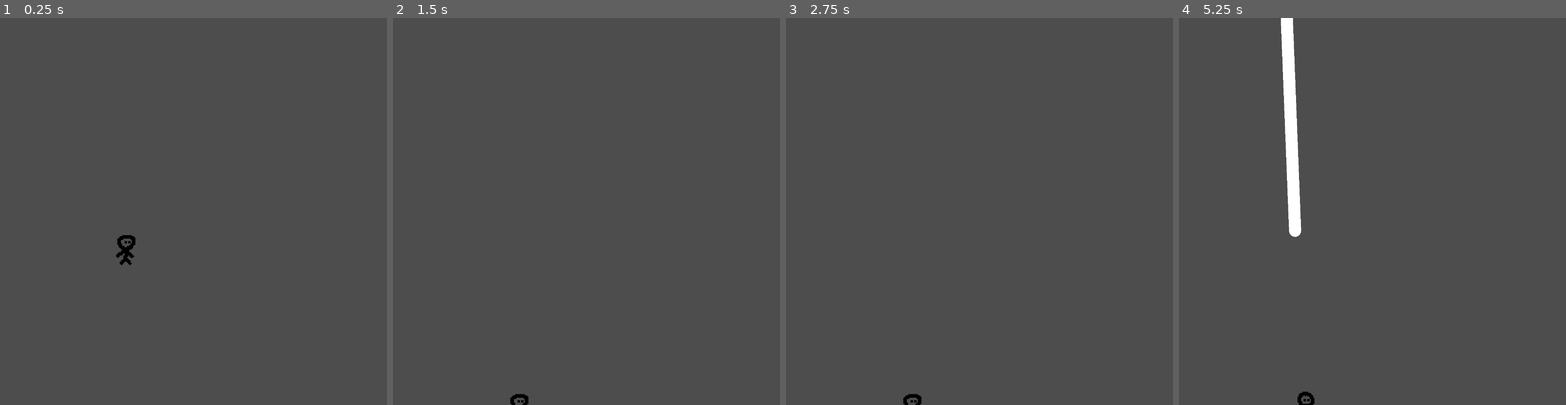
Above: before the commit, frames 1-4 (left to right).
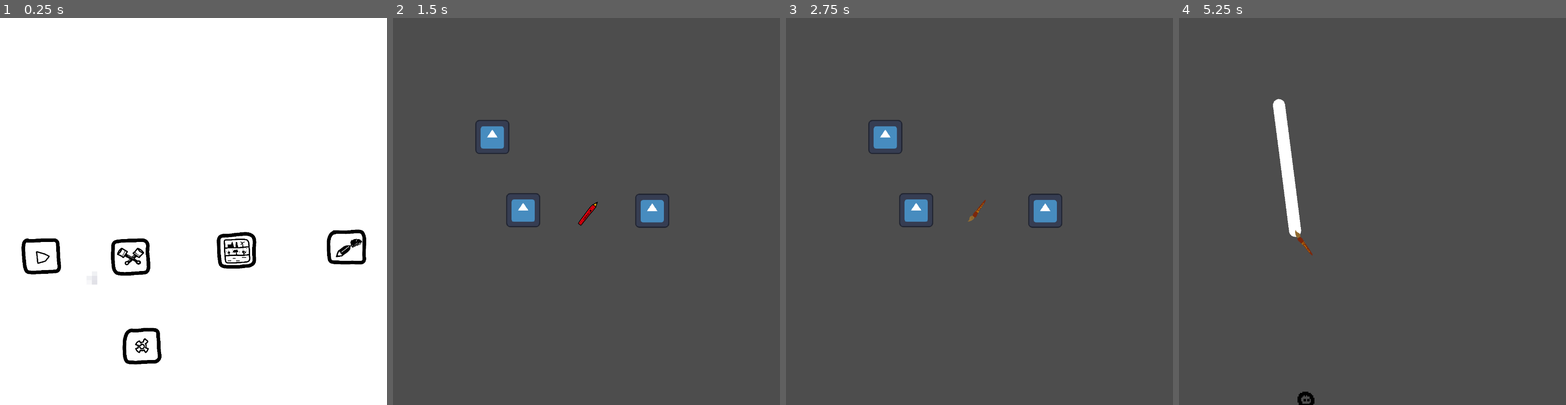
Above: after the commit, the same moments.

Repository: tanmayrajk/kinda-like-linerider-ig
Game: Godot game, scene res://scenes/menu.tscn
Same seed, same stepped clock (60 frames per second), same inputs: the game is played once before the commit and once after it. Before the commit the project starts from res://scenes/main.tscn. The engine's default icon, where the game draws it, is replaced by a stand-in: a white triangle on a blue panel in a dark square.
Inputs (mouse positions are in pixels of both pictures, inside the frame that each line leads up to):
- Up to frame 1 (0.25 s): no input
- Up to frame 2 (1.5 s): click (741, 246) at 0.52 s; click (524, 211) at 1.27 s
- Up to frame 3 (2.75 s): click (1045, 211) at 2.02 s
- Up to frame 4 (5.25 s): click (1279, 137) at 2.77 s; click (1221, 254) at 3.52 s; tap Enter at 4.25 s; move the mouse to (1457, 192) at 4.27 s; hold D (move_right) from 4.28 s (still down); tap Alt at 4.35 s; click (1457, 192) at 4.42 s; tap Space (jump) at 4.52 s; move the mouse to (1295, 230) at 5.02 s; tap Shift at 5.1 s; click (1295, 230) at 5.17 s

The runs differ from the first frame. In frame 1, 100% of the frame differs, in the area x 0-100%, y 0-100%; in frame 2, 1.5%; in frame 3, 1.5%; in frame 4, 1.8%.

Commit message:
uh there's a cursor now

Diff:
--- a/project.godot
+++ b/project.godot
@@ -15,7 +15,7 @@
 [application]
 
 config/name="pass it up"
-run/main_scene="uid://uey54unyj4jv"
+run/main_scene="uid://vi7dl71vomv4"
 config/features=PackedStringArray("4.7", "Forward Plus")
 config/icon="res://icon.svg"
 
--- a/scenes/main.tscn
+++ b/scenes/main.tscn
@@ -1,12 +1,17 @@
 [gd_scene format=3 uid="uid://uey54unyj4jv"]
 
+[ext_resource type="Script" uid="uid://ca3haxxxcee62" path="res://scripts/main.gd" id="1_tipki"]
 [ext_resource type="PackedScene" uid="uid://dch1v4m2u2sd6" path="res://scenes/player.tscn" id="2_0wfyh"]
 [ext_resource type="Script" uid="uid://deru5l3t1hrsp" path="res://scripts/camera.gd" id="2_sugp2"]
 [ext_resource type="AudioStream" uid="uid://pqb1v08r7h1r" path="res://assets/draw.wav" id="3_jyhfs"]
 [ext_resource type="Script" uid="uid://c6qghoxtg1c55" path="res://scripts/the_strokes.gd" id="3_tbgi4"]
 [ext_resource type="Script" uid="uid://d2gllhgjhfrom" path="res://scripts/wall_spawner.gd" id="4_sfrgt"]
+[ext_resource type="AudioStream" uid="uid://cnj8b4e4rlrwx" path="res://assets/noise pollution v3.wav" id="6_tefeu"]
+[ext_resource type="Texture2D" uid="uid://bewwh26wns4v2" path="res://assets/New Folder/brush.png" id="7_o6xl0"]
 
-[node name="main" type="Node2D" unique_id=1209180813]
+[node name="main" type="Node2D" unique_id=1209180813 node_paths=PackedStringArray("cusor_node")]
+script = ExtResource("1_tipki")
+cusor_node = NodePath("cursor")
 
 [node name="player" parent="." unique_id=534280259 node_paths=PackedStringArray("camera") instance=ExtResource("2_0wfyh")]
 position = Vector2(78, 160)
@@ -32,7 +37,7 @@
 
 [node name="draw_sound" type="AudioStreamPlayer" parent="the_strokes" unique_id=719378886]
 stream = ExtResource("3_jyhfs")
-volume_db = -33.853
+volume_db = -12.772
 pitch_scale = 0.48
 
 [node name="wall_spawner" type="Node2D" parent="." unique_id=1504339613]
@@ -46,3 +51,15 @@
 
 [node name="tom_wall" type="Node2D" parent="wall_spawner/anchors" unique_id=717561793]
 position = Vector2(0, 80)
+
+[node name="bgm" type="AudioStreamPlayer" parent="." unique_id=1414488068]
+stream = ExtResource("6_tefeu")
+autoplay = true
+
+[node name="cursor" type="Node2D" parent="." unique_id=501873126]
+
+[node name="sprite" type="Sprite2D" parent="cursor" unique_id=1336539654]
+position = Vector2(6, 12)
+rotation = 1.8622663
+scale = Vector2(0.03, 0.03)
+texture = ExtResource("7_o6xl0")
--- a/scenes/menu.tscn
+++ b/scenes/menu.tscn
@@ -12,6 +12,7 @@
 [ext_resource type="Texture2D" uid="uid://dsfhi7rah0ef1" path="res://assets/New Folder/levels_button_unselected.png" id="10_mxgkd"]
 [ext_resource type="Texture2D" uid="uid://budalyfxvvuql" path="res://assets/New Folder/levels_button_selected.png" id="11_mj5lg"]
 [ext_resource type="Texture2D" uid="uid://crj65vxtm85qp" path="res://assets/New Folder/white.png" id="12_ufwb2"]
+[ext_resource type="AudioStream" uid="uid://cm3wurnht5mew" path="res://assets/menu bgm.wav" id="13_6cdou"]
 
 [sub_resource type="GDScript" id="GDScript_g6gyw"]
 script/source = "extends TextureButton
@@ -83,3 +84,7 @@
 
 [node name="Camera2D" type="Camera2D" parent="." unique_id=918958250]
 zoom = Vector2(0.05, 0.05)
+
+[node name="bgm" type="AudioStreamPlayer" parent="." unique_id=1938793503]
+stream = ExtResource("13_6cdou")
+autoplay = true
--- a/scenes/pen.tscn
+++ b/scenes/pen.tscn
@@ -1,32 +1,38 @@
 [gd_scene format=3 uid="uid://ey0gu7ts4mwd"]
 
 [ext_resource type="Script" uid="uid://biyy0o832qgl3" path="res://scripts/pens.gd" id="1_spjee"]
+[ext_resource type="Texture2D" uid="uid://bewwh26wns4v2" path="res://assets/New Folder/brush.png" id="2_gl254"]
 [ext_resource type="Texture2D" uid="uid://cairll5r8ant4" path="res://icon.svg" id="2_xbp3v"]
+[ext_resource type="Texture2D" uid="uid://b7wynwd5avo5o" path="res://assets/New Folder/pen.png" id="3_285jo"]
+[ext_resource type="Texture2D" uid="uid://bi1kmbjae78dg" path="res://assets/New Folder/pencil.png" id="4_i8tlv"]
 
-[node name="Control" type="Control"]
+[node name="Control" type="Control" unique_id=1366481311]
 layout_mode = 3
 anchors_preset = 0
 offset_right = 40.0
 offset_bottom = 40.0
 script = ExtResource("1_spjee")
 
-[node name="bg" type="TextureRect" parent="."]
+[node name="bg" type="TextureRect" parent="." unique_id=1411854537]
 layout_mode = 0
 offset_right = 40.0
 offset_bottom = 40.0
 
-[node name="pen_1" type="Sprite2D" parent="."]
-texture = ExtResource("2_xbp3v")
+[node name="pen_1" type="Sprite2D" parent="." unique_id=1981129672]
+scale = Vector2(0.125, 0.125)
+texture = ExtResource("2_gl254")
 
-[node name="pen_2" type="Sprite2D" parent="."]
+[node name="pen_2" type="Sprite2D" parent="." unique_id=885594951]
 rotation = 1.5707964
-texture = ExtResource("2_xbp3v")
+scale = Vector2(0.17, 0.17)
+texture = ExtResource("3_285jo")
 
-[node name="pen_3" type="Sprite2D" parent="."]
+[node name="pen_3" type="Sprite2D" parent="." unique_id=1340517498]
 rotation = 3.1415927
-texture = ExtResource("2_xbp3v")
+scale = Vector2(0.17, 0.17)
+texture = ExtResource("4_i8tlv")
 
-[node name="left_btn" type="TextureButton" parent="."]
+[node name="left_btn" type="TextureButton" parent="." unique_id=485931496]
 layout_mode = 0
 offset_left = -302.0
 offset_top = -69.0
@@ -34,7 +40,7 @@
 offset_bottom = 59.0
 texture_normal = ExtResource("2_xbp3v")
 
-[node name="right_btn" type="TextureButton" parent="."]
+[node name="right_btn" type="TextureButton" parent="." unique_id=825260038]
 layout_mode = 0
 offset_left = 183.0
 offset_top = -67.0
@@ -42,7 +48,7 @@
 offset_bottom = 61.0
 texture_normal = ExtResource("2_xbp3v")
 
-[node name="back_btn" type="TextureButton" parent="."]
+[node name="back_btn" type="TextureButton" parent="." unique_id=1435831715]
 layout_mode = 0
 offset_left = -418.0
 offset_top = -344.0
@@ -50,5 +56,5 @@
 offset_bottom = -216.0
 texture_normal = ExtResource("2_xbp3v")
 
-[node name="Camera2D" type="Camera2D" parent="."]
+[node name="Camera2D" type="Camera2D" parent="." unique_id=139317894]
 zoom = Vector2(0.22, 0.22)
--- /dev/null
+++ b/scripts/main.gd
@@ -0,0 +1,13 @@
+extends Node2D
+
+@export var cusor_node: Node2D
+
+# Called when the node enters the scene tree for the first time.
+func _ready() -> void:
+	Input.mouse_mode = Input.MOUSE_MODE_HIDDEN
+
+
+# Called every frame. 'delta' is the elapsed time since the previous frame.
+func _process(delta: float) -> void:
+	cusor_node.global_position = get_global_mouse_position()
+	#pass
--- a/scripts/menu.gd
+++ b/scripts/menu.gd
@@ -12,6 +12,7 @@
 	pens_button.pressed.connect(pens_select)
 	level_button.pressed.connect(level_select)
 	setting_button.pressed.connect(setting_open)
+	Input.mouse_mode = Input.MOUSE_MODE_VISIBLE
 
 func play():
 	get_tree().change_scene_to_file("res://scenes/main.tscn")
Not shown, added: assets/menu bgm.wav.import
Not shown, added: assets/noise pollution v3.wav.import
Not shown, added: scripts/main.gd.uid
Not shown, added: assets/menu bgm.wav
Not shown, added: assets/noise pollution v3.wav
